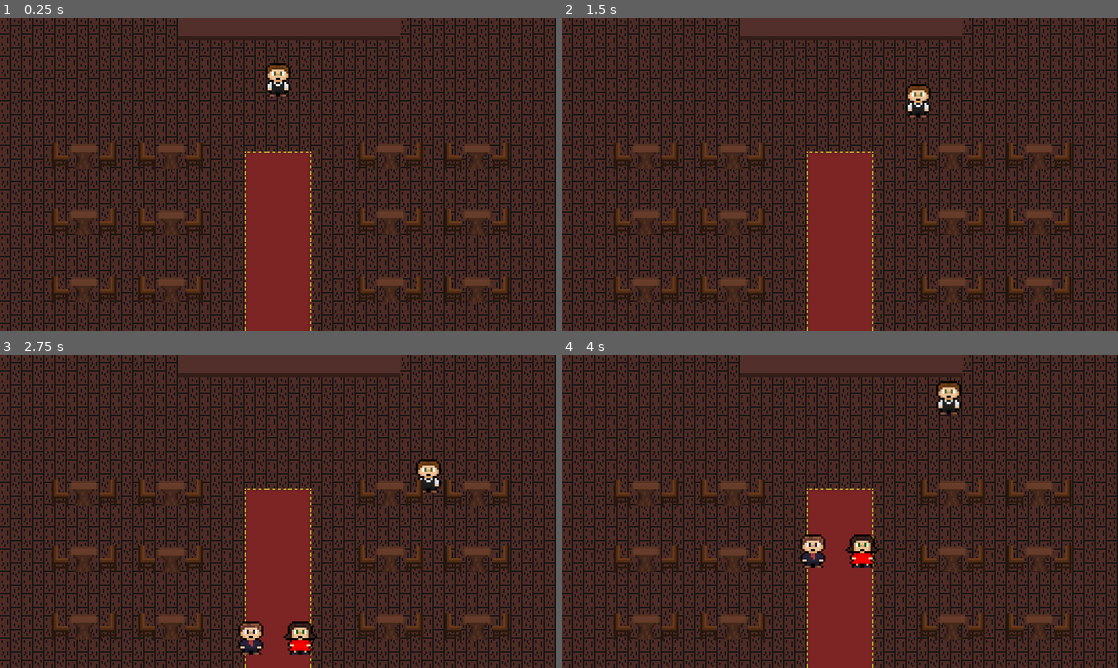
Above: before the commit, frames 1-4 (two rows, left to right).
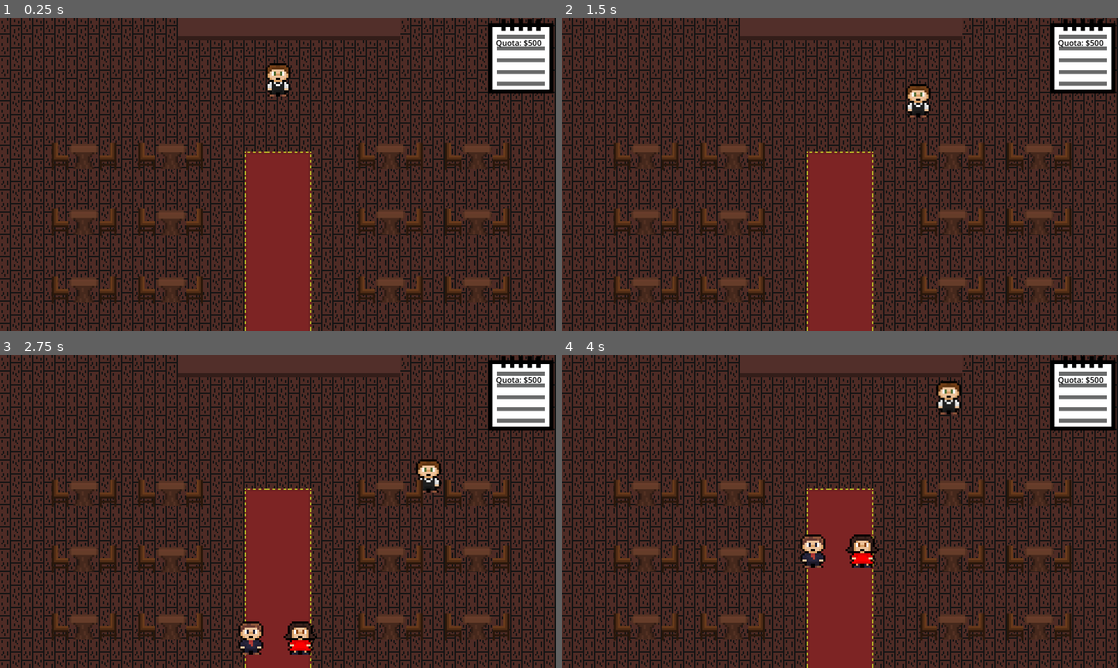
Above: after the commit, the same moments.

Repository: samw-26/Romantic-Evening
Game: Godot game, scene res://Assets/Scenes/restaurant.tscn
Same seed, same stepped clock (60 frames per second), same inputs: the game is played once before the commit and once after it.
Inputs:
- Up to frame 1 (0.25 s): no input
- Up to frame 2 (1.5 s): tap Enter at 0.5 s; hold D (right) 0.53-1.28 s; hold S (down) from 1.28 s (still down)
- Up to frame 3 (2.75 s): release S (down) at 2.03 s; hold D (right) from 2.03 s (still down)
- Up to frame 4 (4 s): release D (right) at 2.78 s; hold W (up) 2.78-3.53 s; hold A (left) from 3.53 s (still down)

The runs differ from the first frame. In frame 1, 2.5% of the frame differs, in the area x 88-100%, y 0-25%; in frame 2, 2.5%; in frame 3, 2.5%, in the area x 53-100%, y 0-90%; in frame 4, 2.5%.

Commit message:
Added UI notepad(Nonfunctional)

Diff:
--- a/Assets/Scenes/couple.gd
+++ b/Assets/Scenes/couple.gd
@@ -46,7 +46,8 @@
 	man_order = order_options.pick_random()
 	woman_order = order_options.pick_random()
 	meal_timer = %MealTimer as Timer
-	#meal_timer.set_wait_time(randi_range(10,20))
+	meal_timer.set_wait_time(randi_range(30,90))
+	print(meal_timer.wait_time)
 	#Nodes
 	man_bubble = get_node("%ManOrder")
 	man_question = %ManOrder/Question
--- a/Assets/Scenes/restaurant.tscn
+++ b/Assets/Scenes/restaurant.tscn
@@ -1,9 +1,10 @@
-[gd_scene load_steps=22 format=3 uid="uid://cswo4n3ie6y7x"]
+[gd_scene load_steps=23 format=3 uid="uid://cswo4n3ie6y7x"]
 
 [ext_resource type="Script" path="res://Assets/Scenes/restaurant.gd" id="1_gjta4"]
 [ext_resource type="Texture2D" uid="uid://1uwv1qr6ai1q" path="res://Assets/Restaurant/WoodFloor1.png" id="2_6ls2i"]
 [ext_resource type="Texture2D" uid="uid://ck8u0c0rago6y" path="res://Assets/Restaurant/WoodFloor2.png" id="2_b8t3e"]
 [ext_resource type="PackedScene" uid="uid://dj6q5ws5kbjgj" path="res://Assets/Scenes/waiter.tscn" id="2_fgvdu"]
+[ext_resource type="Texture2D" uid="uid://ba4g5o7n8h2ba" path="res://Assets/UI/notepad.png" id="2_s3gyt"]
 [ext_resource type="Texture2D" uid="uid://bnowjroueg6ko" path="res://Assets/Restaurant/WoodFloor3.png" id="3_5l6he"]
 [ext_resource type="Texture2D" uid="uid://bxdvgs8ysbepq" path="res://Assets/Restaurant/white.png" id="3_rkp72"]
 [ext_resource type="Texture2D" uid="uid://csv3fyqlmrihs" path="res://Assets/Restaurant/bar.png" id="4_7xopk"]
@@ -102,6 +103,57 @@
 y_sort_enabled = true
 script = ExtResource("1_gjta4")
 
+[node name="UI" type="Node" parent="."]
+
+[node name="CanvasLayer" type="CanvasLayer" parent="UI"]
+
+[node name="NotepadControl" type="Control" parent="UI/CanvasLayer"]
+layout_mode = 3
+anchor_left = 0.962
+anchor_top = 0.01
+anchor_right = 1.0
+anchor_bottom = 0.011
+offset_left = 26.2
+offset_right = 5.3999
+grow_horizontal = 0
+scale = Vector2(0.75, 0.75)
+metadata/_edit_group_ = true
+
+[node name="Notepad" type="Sprite2D" parent="UI/CanvasLayer/NotepadControl"]
+position = Vector2(-87.7501, 135)
+scale = Vector2(16.7667, 15)
+texture = ExtResource("2_s3gyt")
+region_enabled = true
+region_rect = Rect2(4, 2, 15, 19)
+
+[node name="Tips" type="Label" parent="UI/CanvasLayer/NotepadControl"]
+unique_name_in_owner = true
+texture_filter = 2
+layout_mode = 0
+offset_left = -184.2
+offset_top = 105.814
+offset_right = -60.2
+offset_bottom = 147.814
+size_flags_horizontal = 0
+size_flags_vertical = 0
+theme_override_colors/font_color = Color(0, 0, 0, 1)
+theme_override_font_sizes/font_size = 30
+text = "Tips: $0"
+
+[node name="Quota" type="Label" parent="UI/CanvasLayer/NotepadControl"]
+unique_name_in_owner = true
+texture_filter = 2
+layout_mode = 0
+offset_left = -184.2
+offset_top = 62.2429
+offset_right = -10.2
+offset_bottom = 104.243
+size_flags_horizontal = 0
+size_flags_vertical = 0
+theme_override_colors/font_color = Color(0, 0, 0, 1)
+theme_override_font_sizes/font_size = 30
+text = "Quota: $500"
+
 [node name="TileMap" type="TileMap" parent="."]
 scale = Vector2(4, 4)
 tile_set = SubResource("TileSet_njkhi")
@@ -296,6 +348,6 @@
 position = Vector2(722, 961)
 
 [node name="SpawnTimer" type="Timer" parent="."]
-wait_time = 60.0
+wait_time = 15.0
 
 [connection signal="timeout" from="SpawnTimer" to="." method="_on_spawn_timer_timeout"]
Binary file added: Assets/UI/notepad.png
Not shown, added: Assets/UI/notepad.png.import
